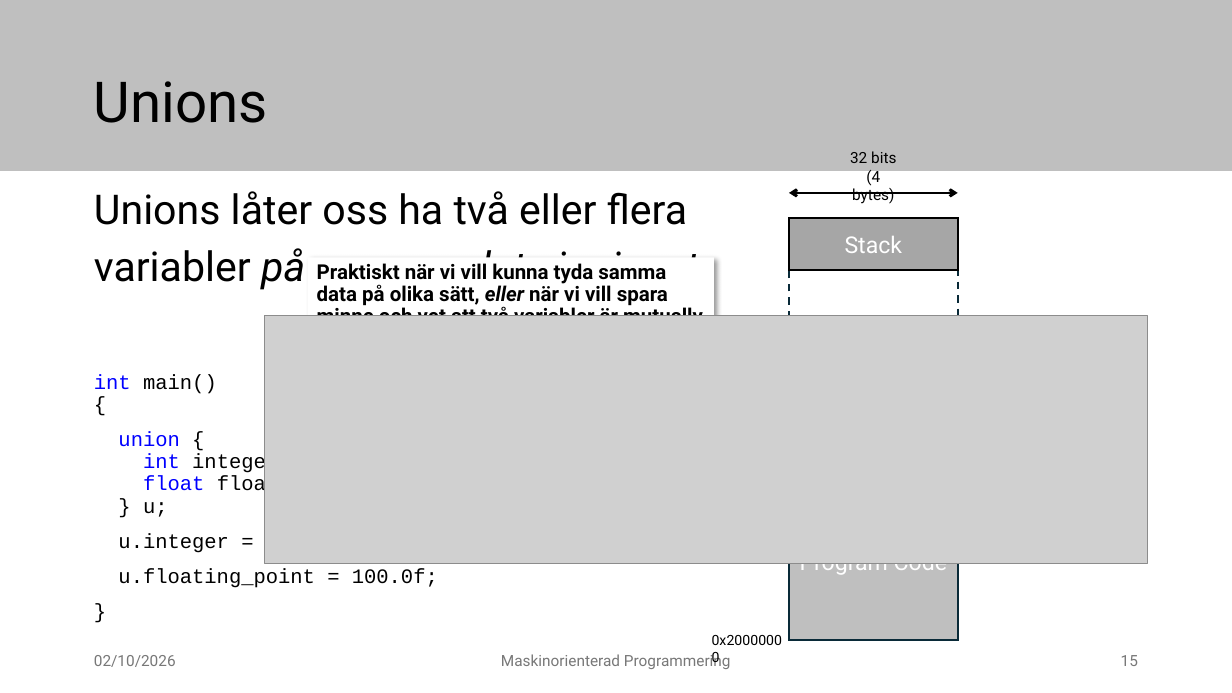
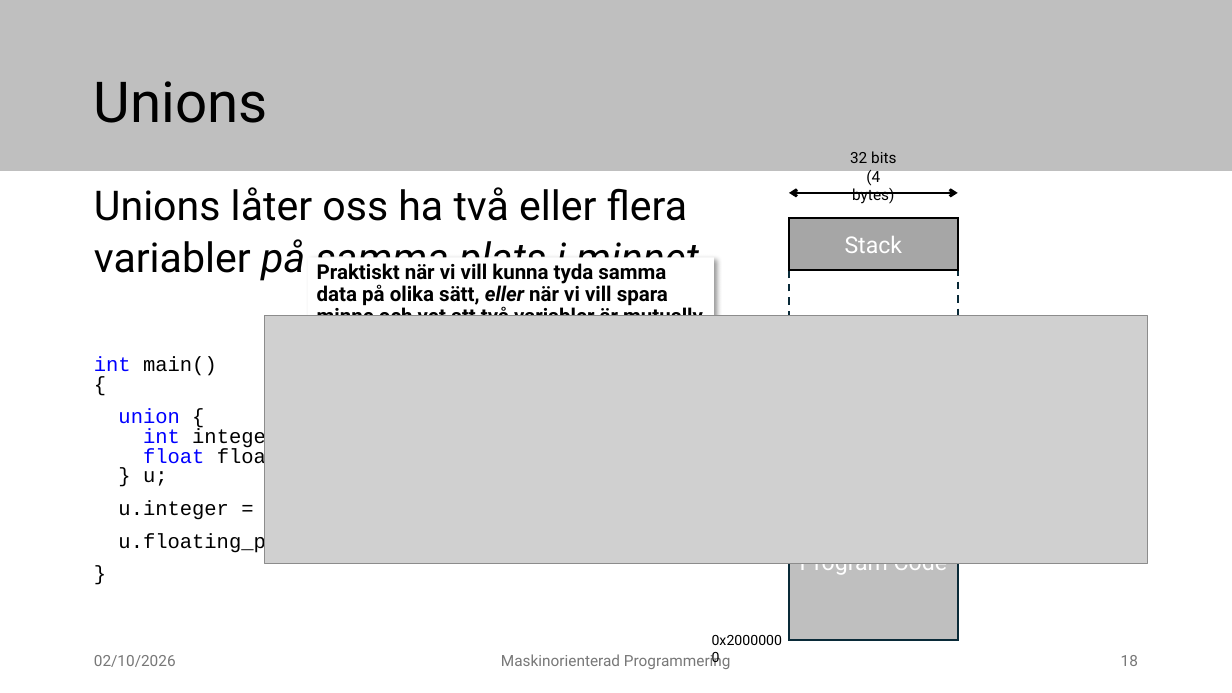
Before and after one commit to elias-at-chalmers/mop-lecture_notes-mirror, a slide deck: slide 18 of slides/lecture07_structures.pptx (slide 15 before the commit). Drawn at 1232x693 pixels with LibreOffice and Linux fonts; fonts in the diff are those of the drawing; grey boxes stand for pictures. Boxes give left, top, right and bottom in pixels: in the first picture for what was removed or moved away, otherwise in the second. Text is boxed around its words. In the diff, an @@ line names an element or a change of style, - is before the commit and + after.

```diff
--- a/slides/lecture07_structures.pptx
+++ b/slides/lecture07_structures.pptx
@@ text "Unions låter oss ha två ..." at <box>94,187,699,554</box>: line spacing 0.9 to 0.8 @@
```
Also in this commit, not shown: 5 other slides changed, 10 slides added, 5 slides removed.
